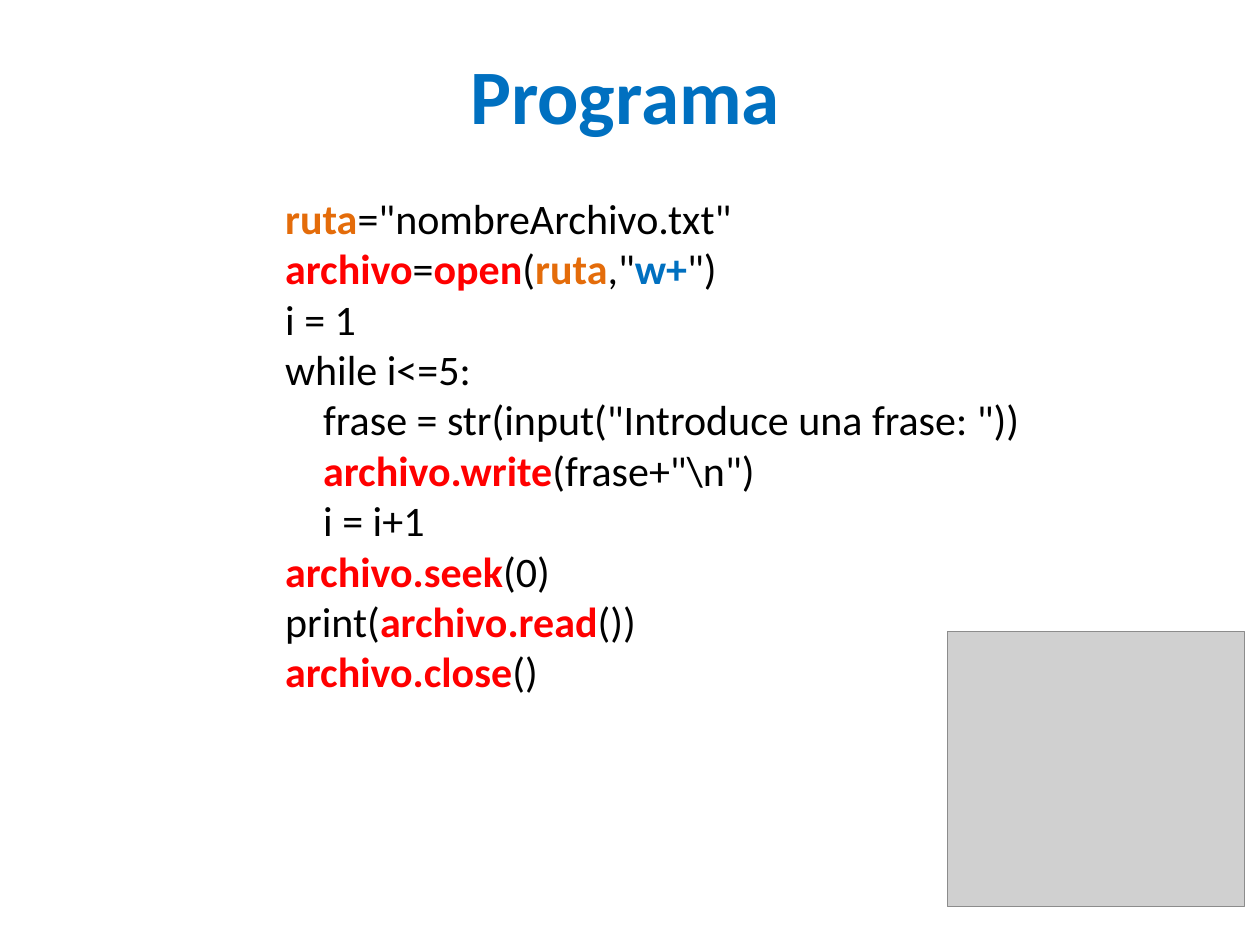
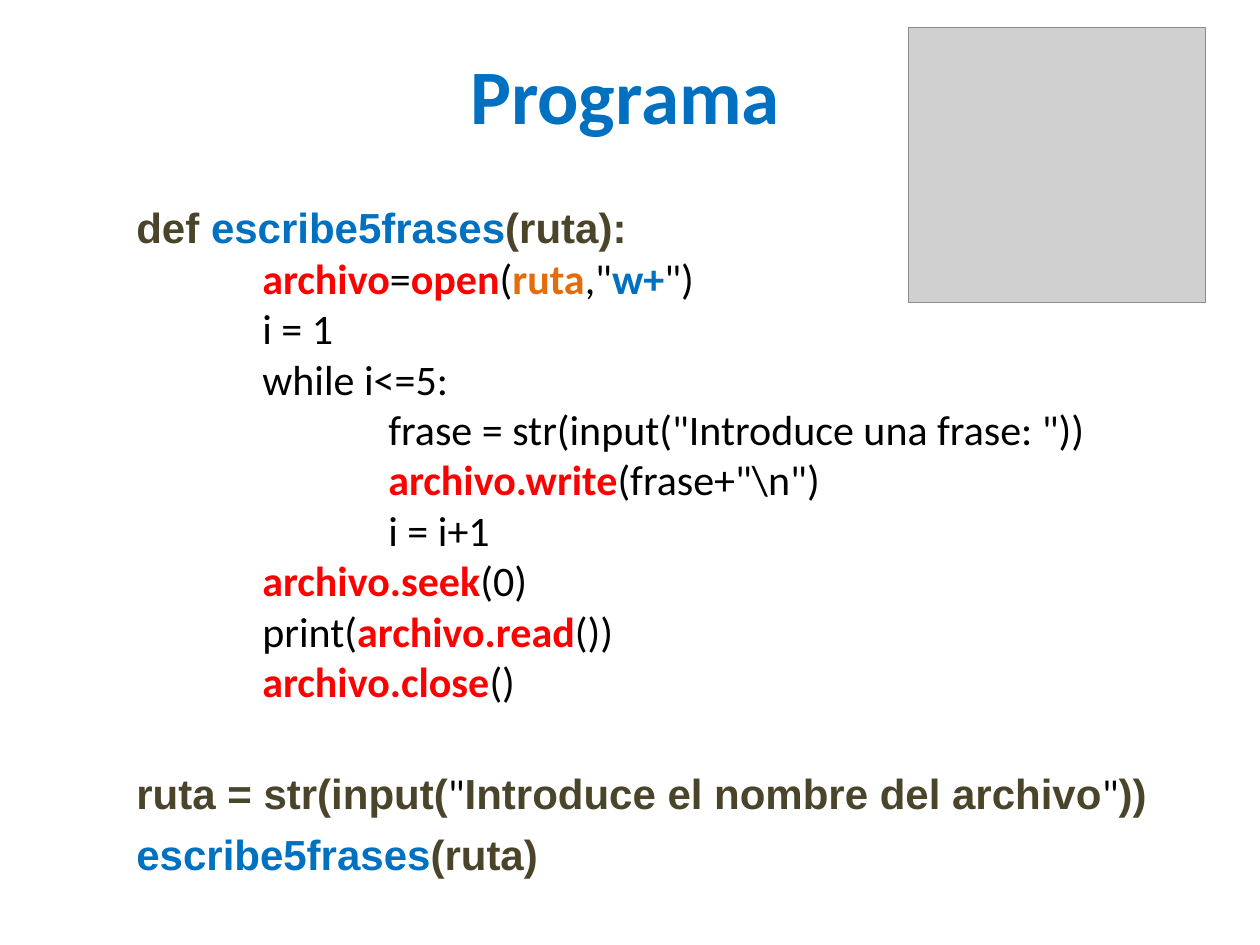
Before and after one commit to lizetheP/PensamientoC, a slide deck: slide 19 of calendario/documentos/10_Archivos.pptx. Drawn at 1260x945 pixels with LibreOffice and Linux fonts; fonts in the diff are those of the drawing; grey boxes stand for pictures. Boxes give left, top, right and bottom in pixels: in the first picture for what was removed or moved away, otherwise in the second. Text is boxed around its words. In the diff, an @@ line names an element or a change of style, - is before the commit and + after.

```diff
--- a/calendario/documentos/10_Archivos.pptx
+++ b/calendario/documentos/10_Archivos.pptx
@@ picture moved from (x1=948, y1=631, x2=1244, y2=907) to (x1=908, y1=28, x2=1205, y2=304) @@
@@ text "def escribe5frases(ruta):" moved from (x1=285, y1=204, x2=967, y2=693) to (x1=136, y1=212, x2=1146, y2=878) @@
@@ text at (x1=136, y1=212, x2=626, y2=252): text changed; font Calibri to Arial; text colour #000000 to #0070C0; bold on @@
-ruta="nombreArchivo.txt"
+def escribe5frases(ruta):
@@ text at (x1=136, y1=778, x2=1146, y2=878): paragraphs added @@
+ruta = str(input("Introduce el nombre del archivo"))
+escribe5frases(ruta)
```
Also in this commit, not shown: 14 other slides changed, 4 other files.
